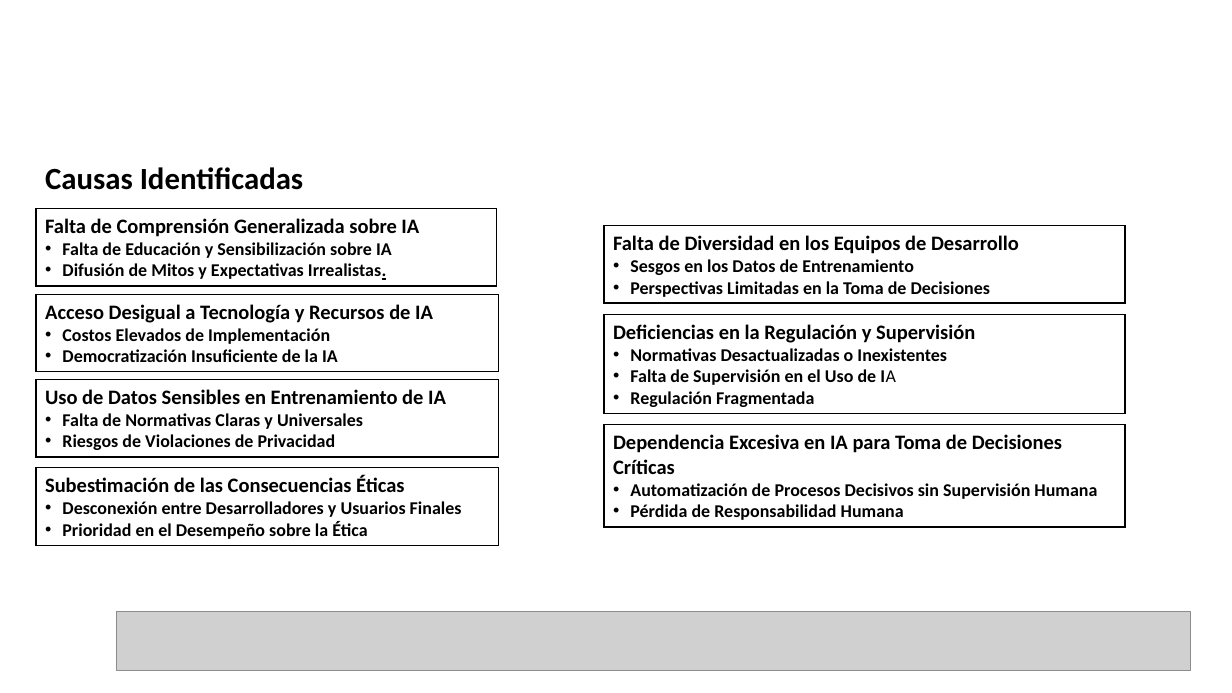
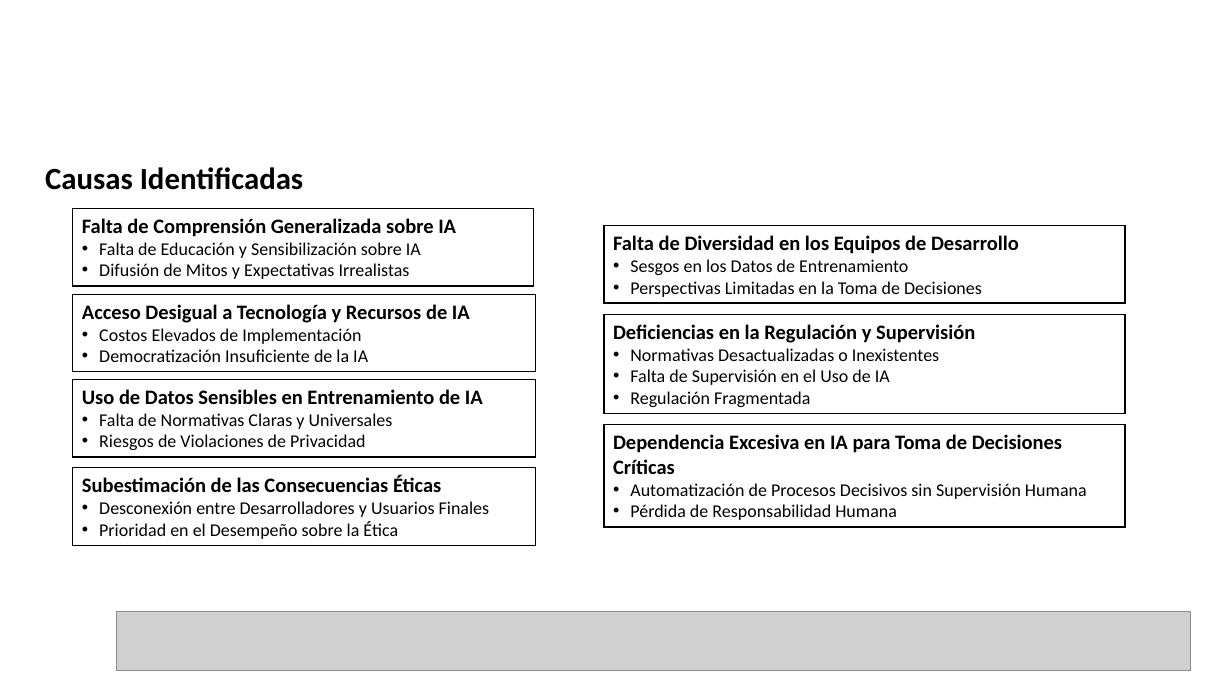
Before and after one commit to JCVLionHearth/datasciencecoursera, a slide deck: slide 7 of presentación simposio.pptx. Drawn at 1232x693 pixels with LibreOffice and Linux fonts; fonts in the diff are those of the drawing; grey boxes stand for pictures; background and template pictures are left out. Boxes give left, top, right and bottom in pixels: in the first picture for what was removed or moved away, otherwise in the second. Text is boxed around its words. In the diff, an @@ line names an element or a change of style, - is before the commit and + after.

```diff
--- a/presentación simposio.pptx
+++ b/presentación simposio.pptx
@@ text in rectangle at bbox=[99, 263, 410, 279]: text changed; bold off @@
-• Difusión de Mitos y Expectativas Irrealistas.
+• Difusión de Mitos y Expectativas Irrealistas
@@ text in rectangle at bbox=[99, 242, 421, 258]: bold off in "Falta de Educación y Sensibilización sobre IA" @@
@@ text in rectangle at bbox=[630, 259, 982, 297]: bold off in "Sesgos en los Datos de Entrenamiento", "Perspectivas Limitadas en la Toma de Decisiones" @@
@@ 4 rectangles: place and size @@
-4 rectangles at bbox=[36, 208, 499, 545]
+4 rectangles at bbox=[73, 208, 536, 545]
@@ text in rectangle at bbox=[99, 328, 368, 362]: bold off in "Costos Elevados de Implementación", "Democratización Insuficiente de la IA" @@
@@ text in rectangle at bbox=[630, 348, 939, 407]: bold off in "Normativas Desactualizadas o Inexistentes", "Falta de Supervisión en el Uso de ...", "Regulación Fragmentada" @@
@@ text in rectangle at bbox=[99, 413, 393, 450]: bold off in "Falta de Normativas Claras y Universales", "Riesgos de Violaciones de Privacidad" @@
@@ text in rectangle at bbox=[99, 501, 490, 539]: bold off in "Desconexión entre Desarrolladores y Usuarios Finales", "Prioridad en el Desempeño sobre la Ética" @@
@@ text in rectangle at bbox=[630, 483, 1087, 520]: bold off in "Automatización de Procesos Decisivos sin Supervisión Humana", "Pérdida de Responsabilidad Humana" @@
```
Also in this commit, not shown: 8 other slides changed, 2 slides added, 1 slide removed.
